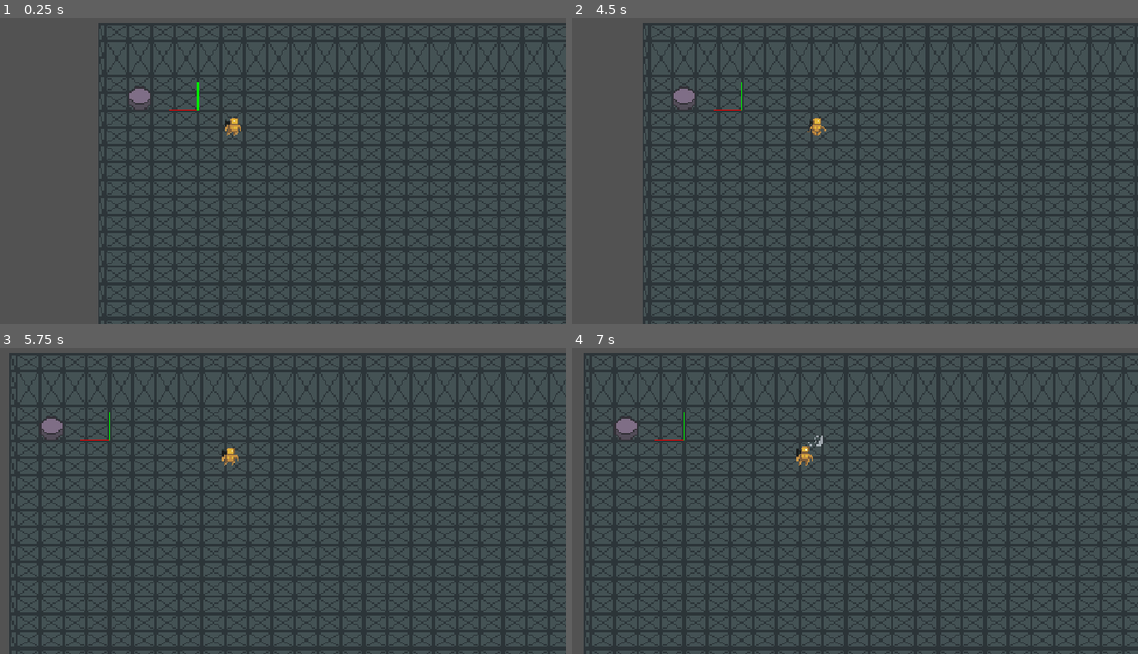
Above: before the commit, frames 1-4 (two rows, left to right).
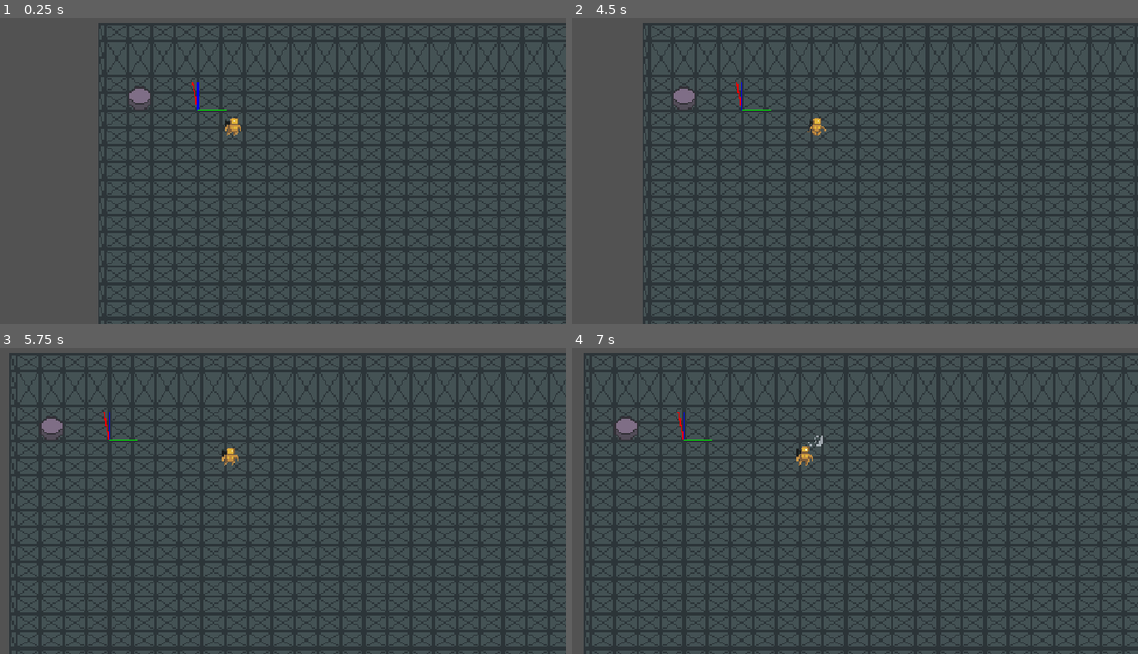
Above: after the commit, the same moments.

Repository: appellatebaton0/gmtk-2026
Game: Godot game, scene res://Scenes/Main.tscn
Two runs of this game, one before a commit and one after it. Both use one fixed random seed, a clock stepped at 60 frames per second and the inputs below.
Inputs:
- Up to frame 1 (0.25 s): no input
- Up to frame 2 (4.5 s): tap Enter at 0.5, 2, 3.5 s; hold L (AtkRight) 0.53-1.28 s; tap Q (Dash) every 0.75 s from 0.6 to 4.35 s; tap Space at 1.25, 2.75, 4.25 s; hold K (AtkDown) 1.28-2.03 s; hold L (AtkRight) 2.03-2.78 s; hold I (AtkUp) 2.78-3.53 s; hold J (AtkLeft) from 3.53 s (still down)
- Up to frame 3 (5.75 s): release J (AtkLeft) at 5.03 s; hold K (AtkDown) from 5.03 s (still down); tap Q (Dash) at 5.1 s
- Up to frame 4 (7 s): release K (AtkDown) at 5.78 s; hold L (AtkRight) 5.78-6.53 s; tap Q (Dash) at 5.85, 6.6 s; hold I (AtkUp) from 6.53 s (still down)

The runs differ from the first frame. In frame 1, less than 0.1% of the frame differs, in the area x 29-41%, y 20-31%; in frame 2, less than 0.1%; in frame 3, less than 0.1%; in frame 4, less than 0.1%.

Commit message:
h3.7 - Better Puck
Y'know that tweak I mentioned? Making the puck not bounce if it's coming towards you? Realized that's super ez, and did it. Also readded tileset physics, since Vector2.bounce is actually reliable.

Diff:
--- a/Assets/Resources/Tileset.tres
+++ b/Assets/Resources/Tileset.tres
@@ -8,10 +8,15 @@
 0:0/0 = 0
 1:0/size_in_atlas = Vector2i(1, 3)
 1:0/0 = 0
+1:0/0/physics_layer_0/polygon_0/points = PackedVector2Array(-8, 6, 8, 6, 8, 18, -8, 18)
 2:0/0 = 0
+2:0/0/physics_layer_0/polygon_0/points = PackedVector2Array(-8, -6, 8, -6, 8, 6, -8, 6)
 2:1/0 = 0
+2:1/0/physics_layer_0/polygon_0/points = PackedVector2Array(-8, -6, 8, -6, 8, 6, -8, 6)
 2:2/0 = 0
+2:2/0/physics_layer_0/polygon_0/points = PackedVector2Array(-8, -6, 8, -6, 8, 6, -8, 6)
 
 [resource]
 tile_size = Vector2i(16, 12)
+physics_layer_0/collision_layer = 1
 sources/0 = SubResource("TileSetAtlasSource_vbg1i")
--- a/Scenes/Main.tscn
+++ b/Scenes/Main.tscn
@@ -25,13 +25,10 @@
 	draw_line(Vector2.ZERO, b * 20, Color.BLUE, 1.0)
 
 	#c=b-2(d dot n)n
-	var c = b - (2 * b.dot(a) * a)
+	var c = Vector2.RIGHT * b.dot(a)
 
 	draw_line(Vector2.ZERO, c * 20, Color.GREEN, 1.0)
 "
-
-[sub_resource type="RectangleShape2D" id="RectangleShape2D_dhcmq"]
-size = Vector2(431, 12)
 
 [node name="Main" type="Node" unique_id=1246740861]
 
@@ -61,27 +58,7 @@
 script = SubResource("GDScript_dhcmq")
 
 [node name="A" type="Node2D" parent="TestingGround" unique_id=636193194]
-position = Vector2(-27, 0)
+position = Vector2(-3, -16)
 
 [node name="B" type="Node2D" parent="TestingGround" unique_id=1196630460]
 position = Vector2(0, -9)
-
-[node name="StaticBody2D" type="StaticBody2D" parent="." unique_id=713072858]
-
-[node name="CollisionShape2D" type="CollisionShape2D" parent="StaticBody2D" unique_id=996545147]
-position = Vector2(151.5, -30)
-shape = SubResource("RectangleShape2D_dhcmq")
-
-[node name="CollisionShape2D2" type="CollisionShape2D" parent="StaticBody2D" unique_id=2091323191]
-position = Vector2(151, 282)
-shape = SubResource("RectangleShape2D_dhcmq")
-
-[node name="CollisionShape2D3" type="CollisionShape2D" parent="StaticBody2D" unique_id=1323720647]
-position = Vector2(-70, 128)
-rotation = 1.5707964
-shape = SubResource("RectangleShape2D_dhcmq")
-
-[node name="CollisionShape2D4" type="CollisionShape2D" parent="StaticBody2D" unique_id=491503920]
-position = Vector2(373, 128)
-rotation = 1.5707964
-shape = SubResource("RectangleShape2D_dhcmq")
--- a/Scenes/Player.tscn
+++ b/Scenes/Player.tscn
@@ -9,10 +9,10 @@
 size = Vector2(14, 6)
 
 [sub_resource type="RectangleShape2D" id="RectangleShape2D_ncx8q"]
-size = Vector2(18, 6.667)
+size = Vector2(18, 8.25)
 
 [sub_resource type="RectangleShape2D" id="RectangleShape2D_kyqiw"]
-size = Vector2(6, 24)
+size = Vector2(13, 24)
 
 [sub_resource type="AtlasTexture" id="AtlasTexture_u7x0b"]
 atlas = ExtResource("2_gntrk")
@@ -333,22 +333,22 @@
 collision_mask = 4
 
 [node name="Right" type="CollisionShape2D" parent="Area2D" unique_id=650746539]
-position = Vector2(12.8, 0)
+position = Vector2(13, -4.3999996)
 rotation = -1.5707964
 shape = SubResource("RectangleShape2D_ncx8q")
 
 [node name="Left" type="CollisionShape2D" parent="Area2D" unique_id=947485942]
-position = Vector2(-12.8, 0)
+position = Vector2(-13.125, -4.3999996)
 rotation = -1.5707964
 shape = SubResource("RectangleShape2D_ncx8q")
 
 [node name="Down" type="CollisionShape2D" parent="Area2D" unique_id=1656603872]
-position = Vector2(0, 9.6)
+position = Vector2(-4.3711523e-09, 5.1000004)
 rotation = -1.5707964
 shape = SubResource("RectangleShape2D_kyqiw")
 
 [node name="Up" type="CollisionShape2D" parent="Area2D" unique_id=762481332]
-position = Vector2(0, -9.6)
+position = Vector2(0, -14)
 rotation = -1.5707964
 shape = SubResource("RectangleShape2D_kyqiw")
 
@@ -357,9 +357,11 @@
 texture_filter = 1
 position = Vector2(0, -5)
 sprite_frames = SubResource("SpriteFrames_v4dds")
-animation = &"Vertical"
-frame = 12
+animation = &"Horizontal"
+frame = 10
 frame_progress = 1.0
+flip_h = true
+flip_v = true
 
 [node name="Sprite2D" type="AnimatedSprite2D" parent="." unique_id=1071092971]
 texture_filter = 1
--- a/Scripts/Player.gd
+++ b/Scripts/Player.gd
@@ -174,5 +174,3 @@
 
 func _on_body_hit(body: Node2D) -> void:
 	if body is Puck: body.hit(attack_direction * attack_damage)
-	print(attack_direction)
-	pass # Replace with function body.
--- a/Scripts/Puck.gd
+++ b/Scripts/Puck.gd
@@ -5,6 +5,8 @@
 
 const HITSTOP_LENGTH := 0.4
 var hitstop_timer := 0.0
+
+const FRICTION := 3.0
 
 # Called every frame. 'delta' is the elapsed time since the previous frame.
 func _process(delta: float) -> void:
@@ -20,9 +22,18 @@
 		if collision_info:
 			velocity = velocity.bounce(collision_info.get_normal())
 
+
+		velocity.x = move_toward(velocity.x, 0.0, FRICTION * delta)
+		velocity.y = move_toward(velocity.y, 0.0, FRICTION * delta)
+
 func hit(with:Vector2):
 	var direction := with.normalized()
 
 	hitstop_timer = HITSTOP_LENGTH
 
-	velocity = velocity.bounce(direction) + with
+	# Only bounce the velocity if the puck is moving towards the player. If it's
+	# already moving away, it'll just get faster.
+	if velocity.normalized().dot(direction) <= 0:
+		velocity = velocity.bounce(direction)
+
+	velocity += with
